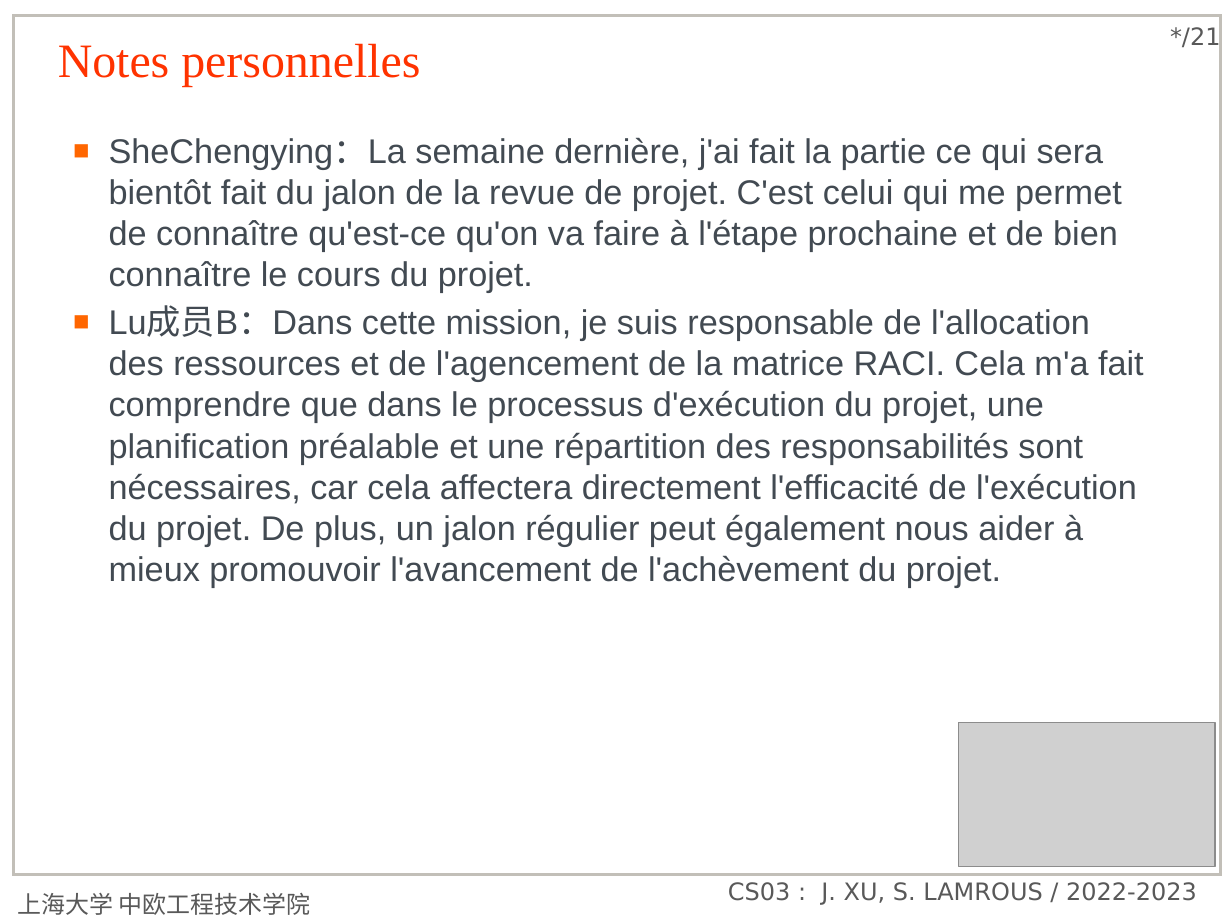
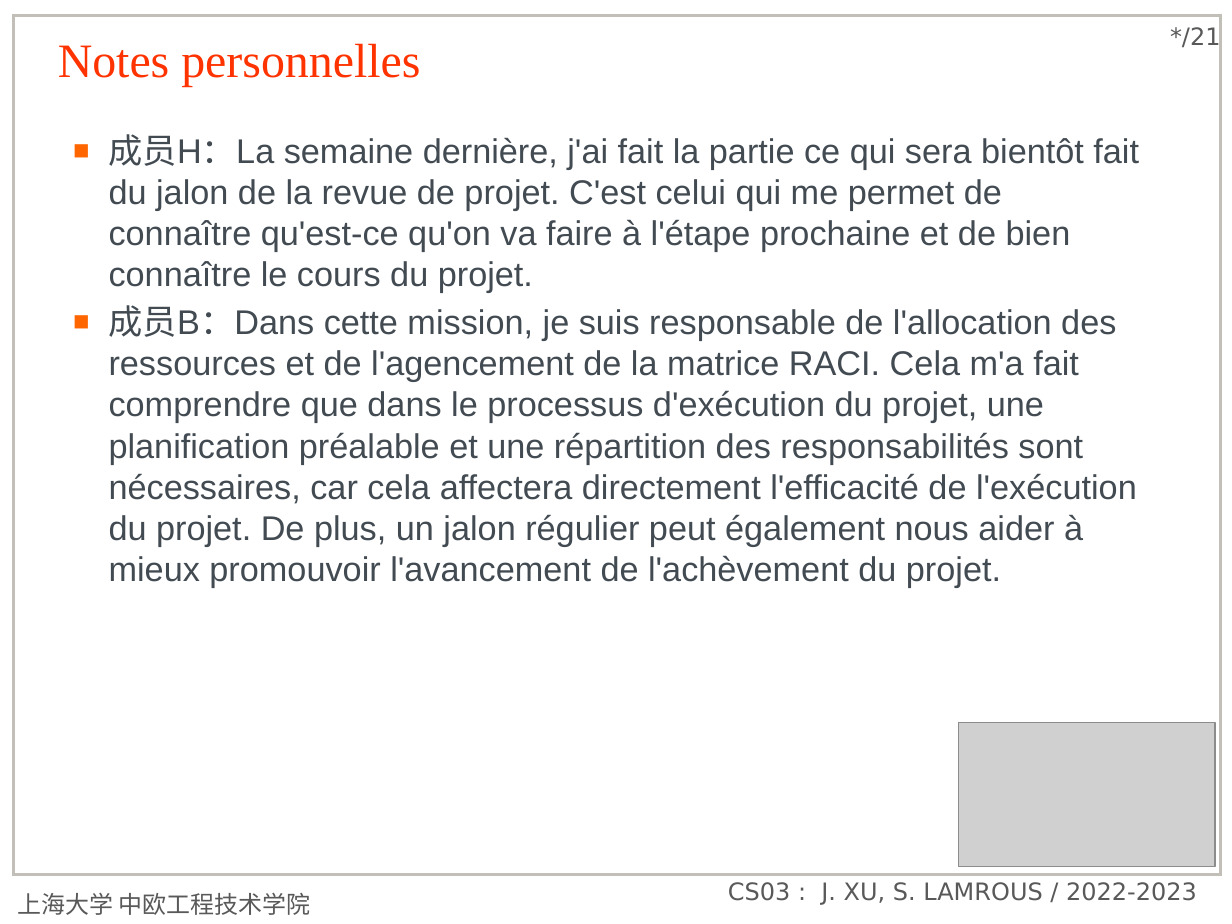
Before and after one commit to yicongl1/Drone-Delivery-2022, a slide deck: slide 24 of 05_项目管理课程/小组作业/group/PPT-资源管理.pptx. Drawn at 1232x924 pixels with LibreOffice and Linux fonts; fonts in the diff are those of the drawing; grey boxes stand for pictures; background and template pictures are left out. Boxes give left, top, right and bottom in pixels: in the first picture for what was removed or moved away, otherwise in the second. Text is boxed around its words. In the diff, an @@ line names an element or a change of style, - is before the commit and + after.

Commit message:
匿名化：姓名替换为成员A-成员J，内嵌作者字段统一为 group
- 答辩 PPT、3 份小组 PPT、4 份操作手册、讲稿正文
- 补上拼音变体与拼接写法（LiYicong / Yibo Qiu / SheChengying 等）
- 补充重命名后的文档与清理报告

```diff
--- a/05_项目管理课程/小组作业/group/PPT-资源管理.pptx
+++ b/05_项目管理课程/小组作业/group/PPT-资源管理.pptx
@@ text at (x1=109, y1=134, x2=1139, y2=587): text changed @@
-■ SheChengying：La semaine dernière, j'ai fait la partie ce qui sera bientôt fait du jalon de la revue de projet. C'est celui qui me permet de connaître qu'est-ce qu'on va faire à l'étape prochaine et de bien connaître le cours du projet.
-■ Lu成员B：Dans cette mission, je suis responsable de l'allocation des ressources et de l'agencement de la matrice RACI. Cela m'a fait comprendre que dans le processus d'exécution du projet, une planification préalable et une répartition des responsabilités sont nécessaires, car cela affectera directement l'efficacité de l'exécution du projet. De plus, un jalon régulier peut également nous aider à mieux promouvoir l'avancement de l'achèvement du projet.
+■ 成员H：La semaine dernière, j'ai fait la partie ce qui sera bientôt fait du jalon de la revue de projet. C'est celui qui me permet de connaître qu'est-ce qu'on va faire à l'étape prochaine et de bien connaître le cours du projet.
+■ 成员B：Dans cette mission, je suis responsable de l'allocation des ressources et de l'agencement de la matrice RACI. Cela m'a fait comprendre que dans le processus d'exécution du projet, une planification préalable et une répartition des responsabilités sont nécessaires, car cela affectera directement l'efficacité de l'exécution du projet. De plus, un jalon régulier peut également nous aider à mieux promouvoir l'avancement de l'achèvement du projet.
```
Also in this commit, not shown: 2 other slides changed, 4 other files.
